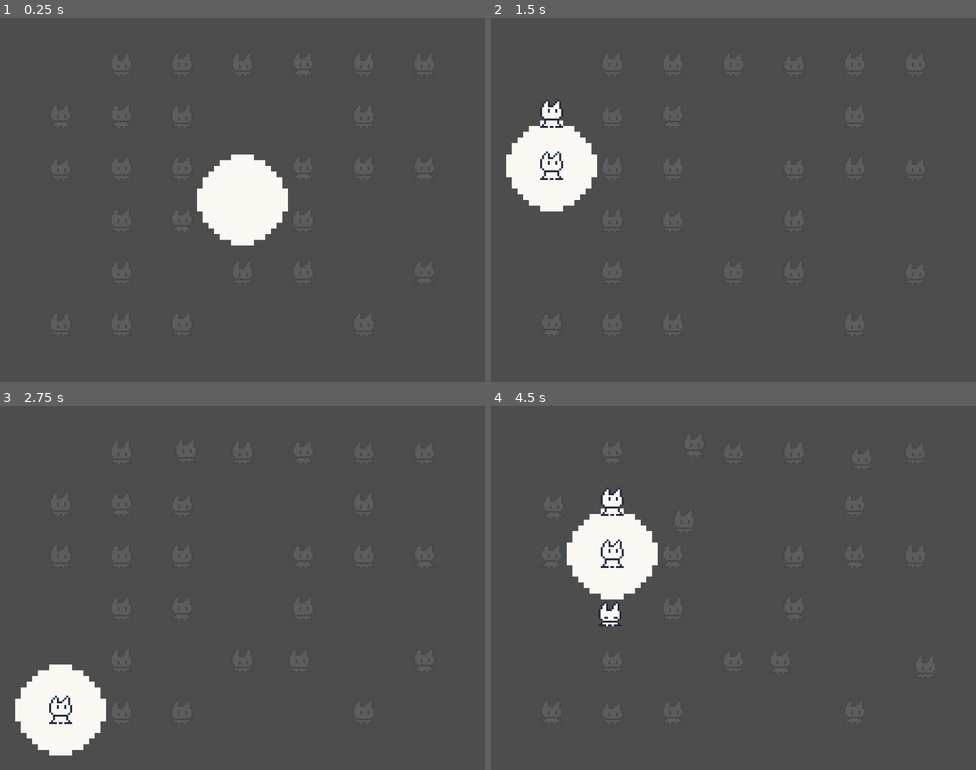
Above: before the commit, frames 1-4 (two rows, left to right).
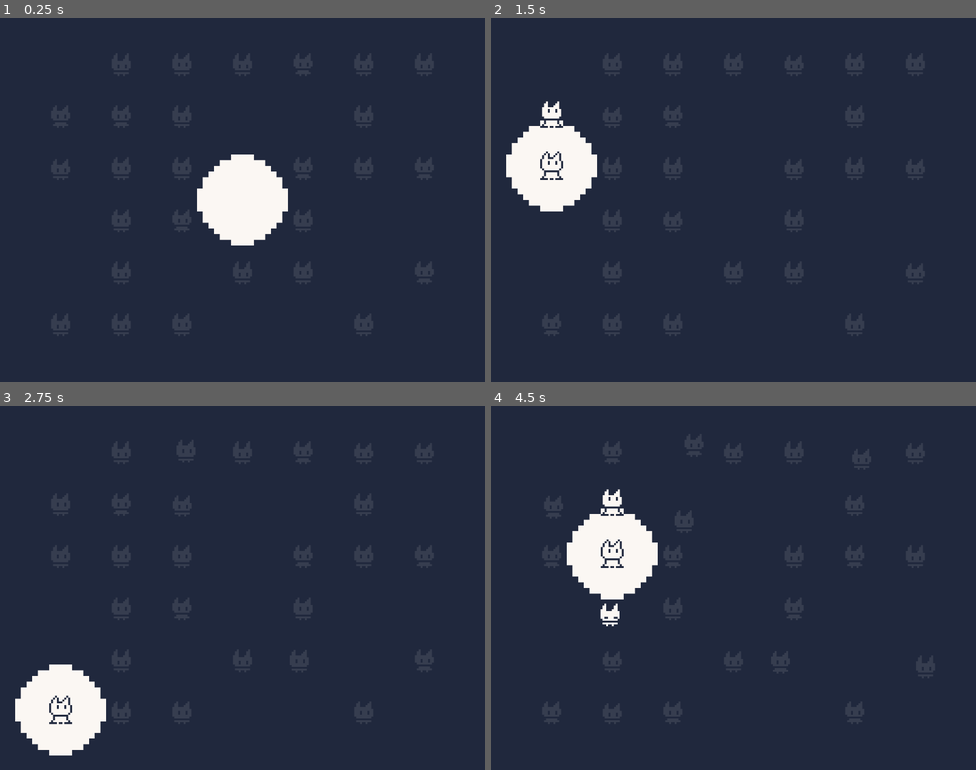
Above: after the commit, the same moments.

Repository: Snkz/godot-wild-jam-78
Game: Godot game, scene res://scenes/main.tscn
Two runs of this game, one before a commit and one after it. Both use one fixed random seed, a clock stepped at 60 frames per second and the inputs below.
Inputs (mouse positions are in pixels of both pictures, inside the frame that each line leads up to):
- Up to frame 1 (0.25 s): no input
- Up to frame 2 (1.5 s): tap Enter at 0.5 s; move the mouse to (549, 112) at 0.52 s; click (549, 112) at 0.67 s; move the mouse to (549, 167) at 1.27 s; click (549, 167) at 1.42 s
- Up to frame 3 (2.75 s): move the mouse to (58, 711) at 2.02 s; click (58, 711) at 2.17 s
- Up to frame 4 (4.5 s): move the mouse to (612, 449) at 2.77 s; click (612, 449) at 2.92 s; move the mouse to (612, 500) at 3.52 s; click (612, 500) at 3.67 s; move the mouse to (612, 555) at 4.27 s; click (612, 555) at 4.42 s

The runs differ from the first frame. In frame 1, 97% of the frame differs, in the area x 0-100%, y 0-100%; in frame 2, 96%; in frame 3, 97%; in frame 4, 96%.

Commit message:
chore: add posterity folder

Diff:
--- a/wild-jam-erase/scenes/main.tscn
+++ b/wild-jam-erase/scenes/main.tscn
@@ -1,8 +1,9 @@
-[gd_scene load_steps=4 format=3 uid="uid://yxis2j80giwn"]
+[gd_scene load_steps=5 format=3 uid="uid://yxis2j80giwn"]
 
 [ext_resource type="PackedScene" uid="uid://dewg4bjcsybcx" path="res://scenes/player.tscn" id="1_bdlqp"]
 [ext_resource type="Script" path="res://scripts/main.gd" id="1_w64oe"]
 [ext_resource type="PackedScene" uid="uid://bwdlgjhs2b4wn" path="res://scenes/creature.tscn" id="2_panp8"]
+[ext_resource type="Texture2D" uid="uid://d4bxca3a37nvn" path="res://assets/background.png" id="4_31bdv"]
 
 [node name="main" type="Node2D"]
 script = ExtResource("1_w64oe")
@@ -11,8 +12,13 @@
 grid_width = 8
 playable_area_offset = Vector2(0, 16)
 
+[node name="background" type="Sprite2D" parent="."]
+position = Vector2(640, 480)
+scale = Vector2(5, 5)
+texture = ExtResource("4_31bdv")
+
 [node name="player" parent="." instance=ExtResource("1_bdlqp")]
-position = Vector2(0, 9)
+position = Vector2(636, 476)
 
 [node name="timer" type="Timer" parent="."]
 autostart = true
Binary file added: wild-jam-erase/assets/background.png
Not shown, added: wild-jam-erase/assets/background.png.import
Not shown, added: .DS_Store
Not shown, added: posterity/day_1.mov
Not shown, added: posterity/day_1_concept.png
